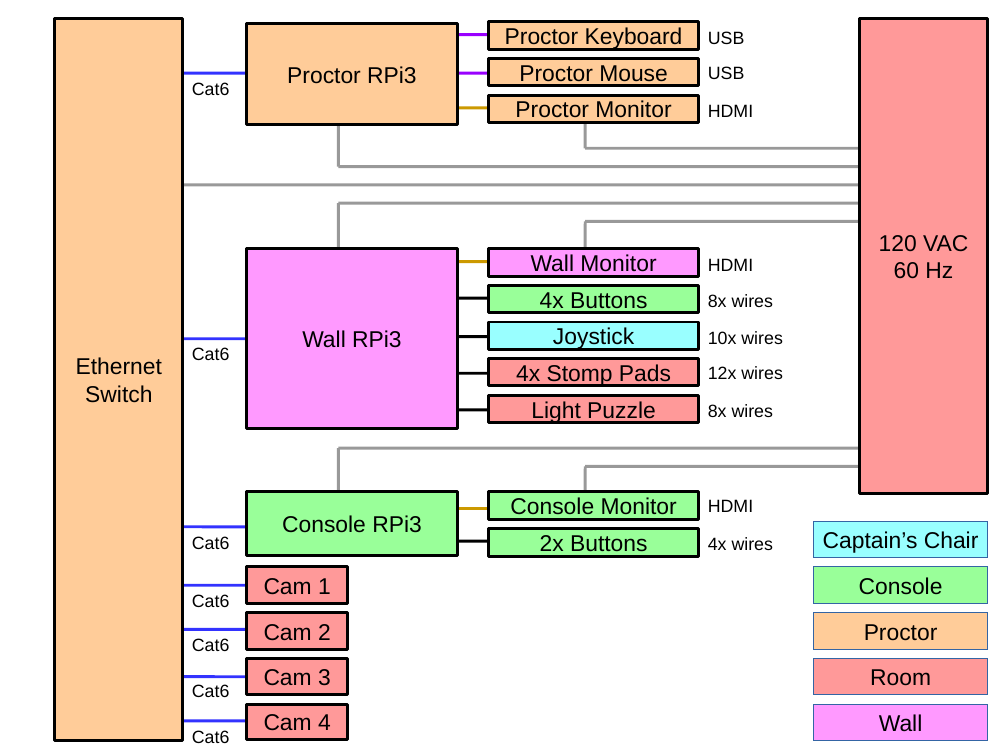
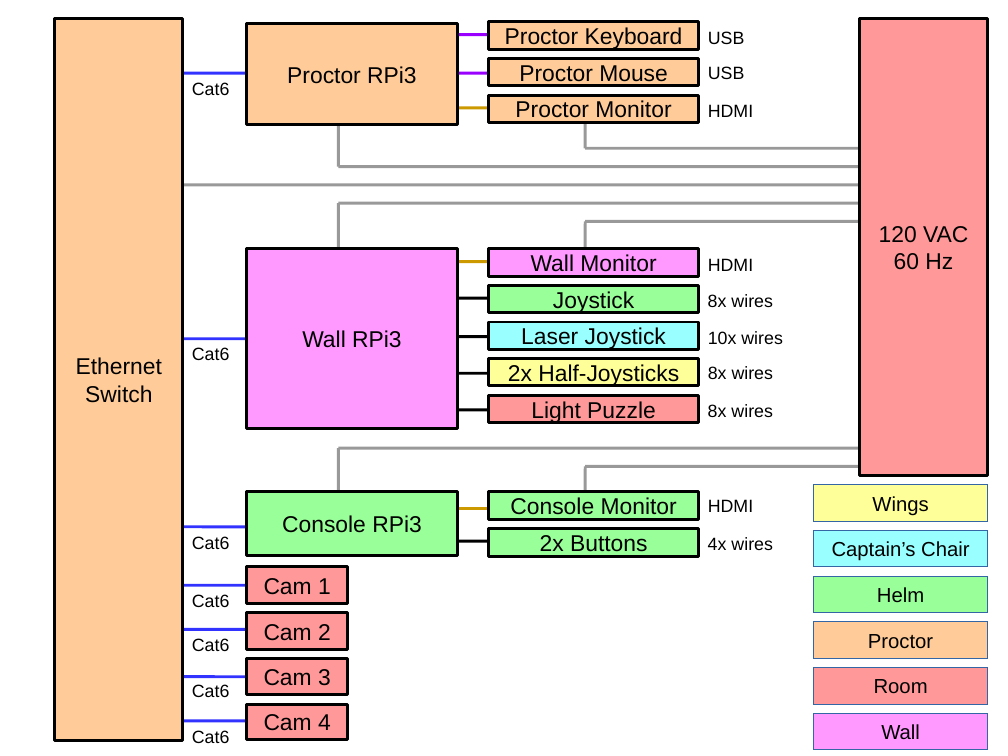
Before and after one commit to scottalmond/EscapeRoom, a slide deck: slide 1 of resources/IMPLEMENTATION.odp. Drawn at 1008x756 pixels with LibreOffice and Linux fonts; fonts in the diff are those of the drawing. Boxes give left, top, right and bottom in pixels: in the first picture for what was removed or moved away, otherwise in the second. Text is boxed around its words. In the diff, an @@ line names an element or a change of style, - is before the commit and + after.

```diff
--- a/resources/IMPLEMENTATION.odp
+++ b/resources/IMPLEMENTATION.odp
@@ rectangle "120 VAC": place and size @@
-rectangle "120 VAC" at [860,18,988,494]
+rectangle "120 VAC" at [860,18,988,476]
@@ text in rectangle at [553,291,634,314]: text changed @@
-4x Buttons
+Joystick
@@ text in rectangle at [521,327,666,350]: text changed @@
-Joystick
+Laser Joystick
@@ rectangle "2x Half-Joysticks" at [488,359,699,386]: fill #FF9999 to #FFFF99 @@
@@ text in rectangle at [508,364,679,387]: text changed @@
-4x Stomp Pads
+2x Half-Joysticks
@@ text at [708,366,774,379]: text changed @@
-12x wires
+8x wires
@@ rectangle added at [814,485,988,521], fill #FFFF99, outline #3465A4 0 pt, 16 pt, text #000000 @@
+Wings
@@ 5 rectangles: place and size @@
-5 rectangles at [814,521,988,741]
+5 rectangles at [814,531,988,750]
@@ text in rectangle at [877,587,924,603]: text changed; size 18 to 16 pt @@
-Console
+Helm
@@ size 18 to 16 pt in 4 elements at [814,531,988,567], [814,622,988,659], [814,668,988,704], [814,713,988,750] @@
```
Also in this commit, not shown: 1 other slide changed, 1 slide added, 5 other files.
